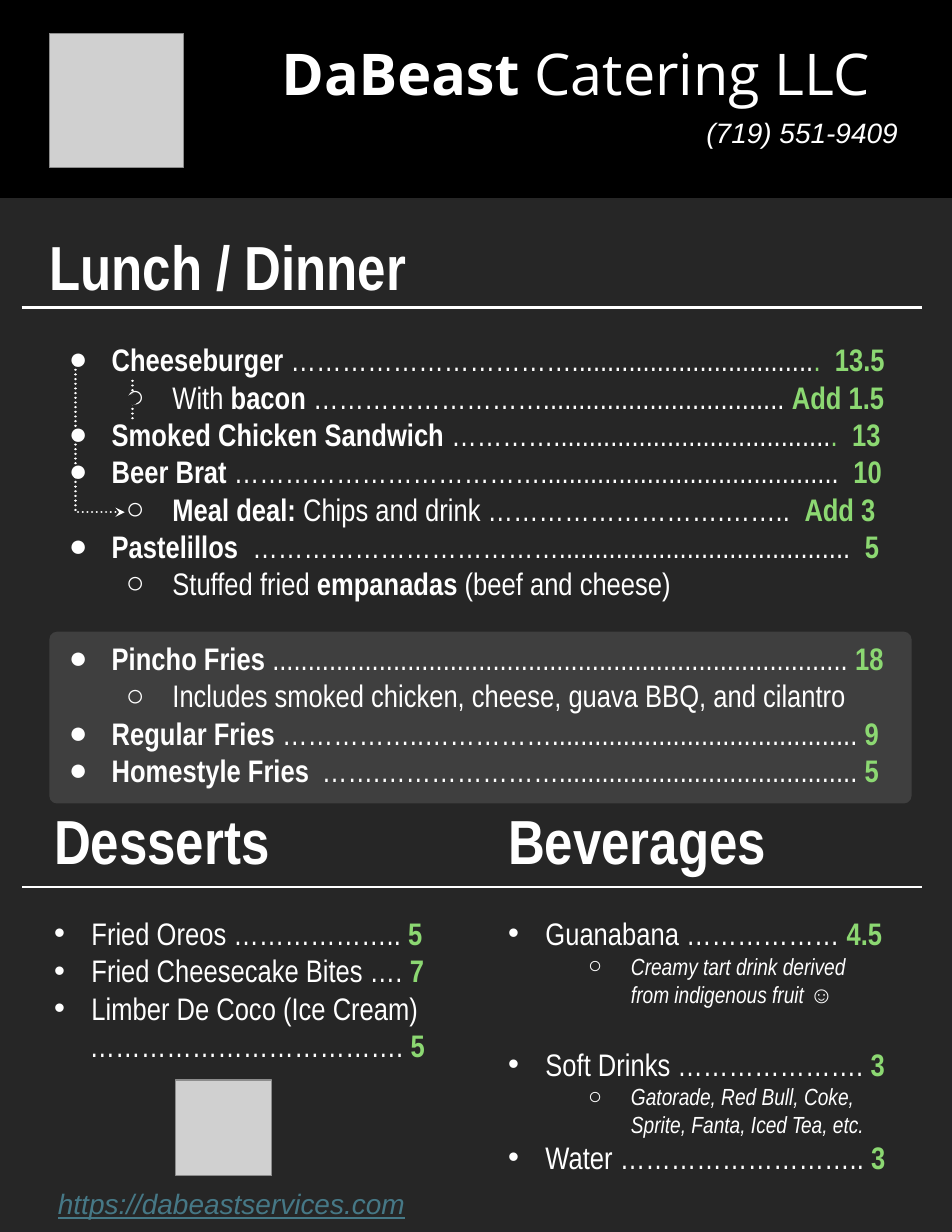
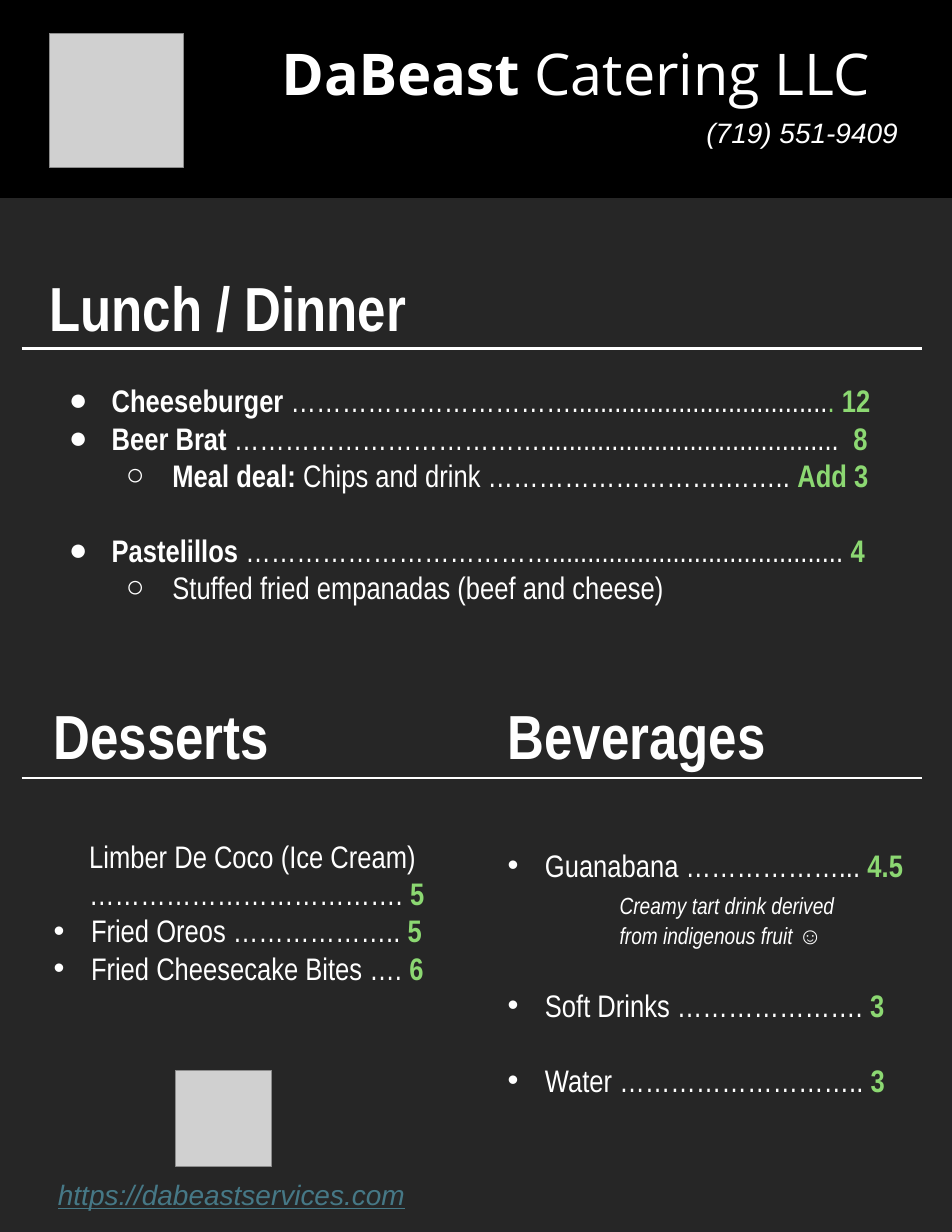
Before and after one commit to dabeastservices/dabeastservices.github.io, a slide deck: slide 1 of misc/Menu Letter 8.5 by 11 on 12-12-24/2_Letter_DaBeast Services Menu.pptx. Drawn at 952x1232 pixels with LibreOffice and Linux fonts; fonts in the diff are those of the drawing; grey boxes stand for pictures. Boxes give left, top, right and bottom in pixels: in the first picture for what was removed or moved away, otherwise in the second. Text is boxed around its words. In the diff, an @@ line names an element or a change of style, - is before the commit and + after.

```diff
--- a/misc/Menu Letter 8.5 by 11 on 12-12-24/2_Letter_DaBeast Services Menu.pptx
+++ b/misc/Menu Letter 8.5 by 11 on 12-12-24/2_Letter_DaBeast Services Menu.pptx
@@ text "Lunch / Dinner" moved from (x1=50, y1=245, x2=885, y2=788) to (x1=50, y1=286, x2=870, y2=605) @@
@@ line moved from (21, 307) - (922, 307) to (21, 348) - (922, 348) @@
@@ elbow arrow removed from (75, 365) to (124, 512) @@
@@ text at (x1=112, y1=389, x2=870, y2=451): text changed @@
-● Cheeseburger ……………………………................................... 13.5
-  ○ With bacon ……………………….................................. Add 1.5
-● Smoked Chicken Sandwich …………........................................ 13
-● Beer Brat ……………………………….......................................... 10
+● Cheeseburger ……………………………..................................... 12
+● Beer Brat ……………………………….......................................... 8
@@ line removed from (132, 418) to (132, 377) @@
@@ ellipse removed at (x1=127, y1=394, x2=138, y2=405) @@
@@ text at (x1=112, y1=539, x2=865, y2=563): text changed @@
-● Pastelillos ………………………………......................................... 5
+● Pastelillos ………………………………......................................... 4
@@ text at (x1=172, y1=576, x2=663, y2=605): bold off in "empanadas" @@
@@ rounded rectangle removed at (x1=49, y1=632, x2=912, y2=803) @@
@@ text at (x1=112, y1=647, x2=883, y2=788): paragraphs removed @@
-● Pincho Fries ................................................................................. 18
-  ○ Includes smoked chicken, cheese, guava BBQ, and cilantro
-● Regular Fries ……………..……………........................................... 9
-● Homestyle Fries …….………………….......................................... 5
@@ text "Desserts" moved from (x1=54, y1=821, x2=425, y2=1058) to (x1=54, y1=716, x2=424, y2=981) @@
@@ text "Beverages" moved from (x1=508, y1=821, x2=885, y2=1170) to (x1=508, y1=716, x2=902, y2=1093) @@
@@ line moved from (22, 887) - (923, 887) to (21, 778) - (922, 778) @@
@@ text at (x1=89, y1=845, x2=415, y2=873): bullet • to none @@
@@ text at (x1=545, y1=854, x2=902, y2=878): text changed @@
-• Guanabana ……………… 4.5
+• Guanabana ………………... 4.5
@@ text at (x1=620, y1=897, x2=834, y2=949): bullet ○ to none; list level 2 to 1 in "Creamy tart drink derived from ..." @@
@@ text at (x1=91, y1=922, x2=424, y2=983): paragraphs removed @@
-• Fried Oreos ……………….. 5
-• Fried Cheesecake Bites …. 7
@@ text at (x1=91, y1=919, x2=423, y2=981): paragraphs added @@
+• Fried Oreos ……………….. 5
+• Fried Cheesecake Bites …. 6
@@ picture moved from (x1=176, y1=1080, x2=272, y2=1176) to (x1=176, y1=1071, x2=272, y2=1167) @@
@@ text at (x1=631, y1=1088, x2=864, y2=1138): paragraph removed @@
-  ○ Gatorade, Red Bull, Coke,
-    Sprite, Fanta, Iced Tea, etc.
@@ text "https://dabeastservices.com" moved from (x1=58, y1=1194, x2=405, y2=1219) to (x1=58, y1=1185, x2=405, y2=1210) @@
```
Also in this commit, not shown: 17 other files.
